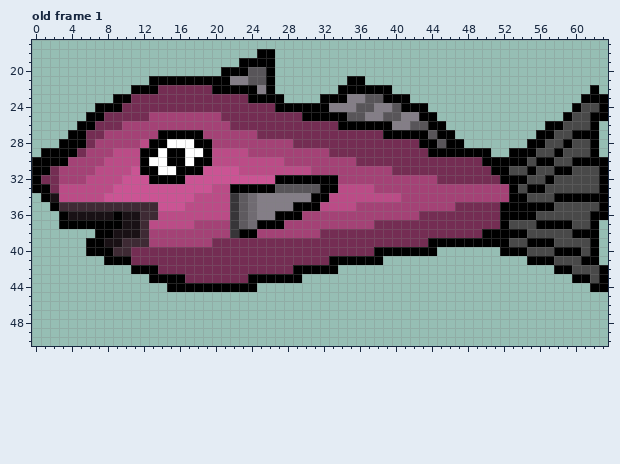
One commit to this pixel-art file: assets/sprites/raw/haddock.ase. Above is the file before it was changed.
64x64 pixels, 4 frames. Colours within 5 levels of each other are drawn and written as one. Shown: old frame 1: x 0..63, y 17..50. The commit also changed other frames, which this record leaves out.
Now the later version:
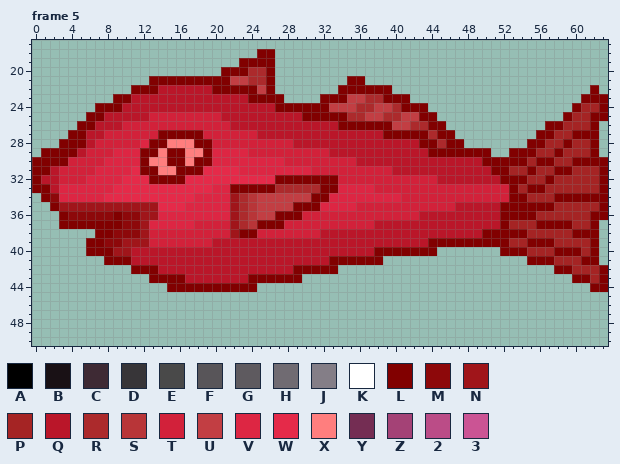
Palette (. is transparent): A #000000  B #191115  C #3e2a34  D #373538  E #494949  F #585559  G #5e5a5f  H #706b72  J #847e87  K #ffffff  L #810000  M #8d080a  N #a0151a  P #a52424  Q #ba1629  R #ac2a2c  S #b83538  T #d2213a  U #c23e43  V #dd2643  W #e52a49  X #ff7e7e  Y #742d53  Z #a44276  2 #bb4c87  3 #cb5494
A new or re-ordered frame is compared with the old frame closest to it.
Diff:
frames 4 -> 20
layer "Tint" added
--- frame 5 is new; against old frame 1, layer "Tint"
@@ x 0..63 @@
 17 ................................................................
-18 .........................AA.....................................
-19 .......................AAAA.....................................
-20 .....................AAAFFA.....................................
-21 .............AAAAAAAAAJJFFA........AA...........................
-22 ...........AAAYYYYYYAAAAAJA.......AAAAAA......................A.
-23 .........AAYYYYYYYYYYYYYAAAA....AAAJJFFAAA...................AAA
-24 .......AAAYYYYYYYYYYYYYYYYYAAAAAAJJJFFJJFAAA................AEEA
-25 ......AAYYYYYZZZZZZZZYYYYYYYYYAAAAAFFJJFFJJAA..............AEEAA
-26 .....AAYYYZZZZZZZZZZZZYYYYYYYYYYYYAAAAAAJJFFAA...........AAEEEA.
-27 ....AAYYZZZZZZAAAAAZZZZZZYYYYYYYYYYYYYYAAAAAFAA.........AAEEAAA.
-28 ...AAAYZZZZZ2AAKKKAAZZZZZZZZZYYYYYYYYYYYYYYAAFAA.......AAEEAEEA.
-29 .AAAAYZZZ222AAKAAKKA2222ZZZZZZZZZYYYYYYYYYYYAAAAAAA..AAAEEAEEEA.
-30 AAAAZZZZ2222AKKAAKAA22222222ZZZZZZZZYYYYYYYYYYYYYYAAAAAEAAEEAAAA
-31 AAYZZZZ22223AAKKAAA333322222222ZZZZZZZZZYYYYYYYYYYYAAEEAEEAAEEEA
-32 AYYZZZ2222333AAAA3333333333AAAAAAAZZZZZZZZZZZYYYYYYYAAAEEAEEEEEA
-33 AAY2222223333333333322AAAAAFFFFFAA2222ZZZZZZZZZZZZZZZAEAAEEEEEEA
-34 .AB2222233333333332222DGHJJJJJJAA22222222ZZZZZZZZZZZZAAEEEAAAAAA
-35 ..ACCCCCCCCCCC33322222DGHJJJJAAA2222ZZZZZZZZZZZYYYYYAAAAAAEEEEEA
-36 ...ABBBBBABBCC22222222DGHJJAAAZZZZZZZZZZZZZYYYYYYYYYAAAAEEEEEEAA
-37 ...AAAAAAABBC22222ZZZZDGHAAAZZZZZZZZZZYYYYYYYYYYYYYYAEEEAAAAEEA.
-38 .......AABBBCZZZZZZZZZDAAZZZZZZZYYYYYYYYYYYYYYYYYYAAAAAEEEEEAAA.
-39 ......AABBCCCZZZZZZZYYYYYYYYYYYYYYYYYYYYYYYYAAAAAAAAAEEAAAEEEEA.
-40 ......AAACCYYYYYYYYYYYYYYYYYYYYYYYYYYYAAAAAAA.......AAAEEEAAAEA.
-41 ........AAAYYYYYYYYYYYYYYYYYYYYYYAAAAAA................AAAEEEAA.
-42 ...........AAAYYYYYYYYYYYYYYYAAAAA........................AAEEEA
-43 .............AAAAYYYYYYYAAAAAA..............................AAEA
-44 ...............AAAAAAAAAA.....................................AA
+18 .........................LL.....................................
+19 .......................LLLL.....................................
+20 .....................LLLRRL.....................................
+21 .............LLLLLLLLLUURRL........LL...........................
+22 ...........LLLQQQQQQLLLLLUL.......LLLLLL......................L.
+23 .........LLQQQQQQQQQQQQQLLLL....LLLUURRLLL...................LLL
+24 .......LLLQQQQQQQQQQQQQQQQQLLLLLLUUURRUURLLL................LPPL
+25 ......LLQQQQQTTTTTTTTQQQQQQQQQLLLLLRRUURRUULL..............LPPLL
+26 .....LLQQQTTTTTTTTTTTTQQQQQQQQQQQQLLLLLLUURRLL...........LLPPPL.
+27 ....LLQQTTTTTTLLLLLTTTTTTQQQQQQQQQQQQQQLLLLLRLL.........LLPPLLL.
+28 ...LLLQTTTTTVLLXXXLLTTTTTTTTTQQQQQQQQQQQQQQLLRLL.......LLPPLPPL.
+29 .LLLLQTTTVVVLLXLLXXLVVVVTTTTTTTTTQQQQQQQQQQQLLLLLLL..LLLPPLPPPL.
+30 LLLLTTTTVVVVLXXLLXLLVVVVVVVVTTTTTTTTQQQQQQQQQQQQQQLLLLLPLLPPLLLL
+31 LLQTTTTVVVVWLLXXLLLWWWWVVVVVVVVTTTTTTTTTQQQQQQQQQQQLLPPLPPLLPPPL
+32 LQQTTTVVVVWWWLLLLWWWWWWWWWWLLLLLLLTTTTTTTTTTTQQQQQQQLLLPPLPPPPPL
+33 LLQVVVVVVWWWWWWWWWWWVVLLLLLRRRRRLLVVVVTTTTTTTTTTTTTTTLPLLPPPPPPL
+34 .LMVVVVVWWWWWWWWWWVVVVNRSUUUUUULLVVVVVVVVTTTTTTTTTTTTLLPPPLLLLLL
+35 ..LNNNNNNNNNNNWWWVVVVVNRSUUUULLLVVVVTTTTTTTTTTTQQQQQLLLLLLPPPPPL
+36 ...LMMMMMLMMNNVVVVVVVVNRSUULLLTTTTTTTTTTTTTQQQQQQQQQLLLLPPPPPPLL
+37 ...LLLLLLLMMNVVVVVTTTTNRSLLLTTTTTTTTTTQQQQQQQQQQQQQQLPPPLLLLPPL.
+38 .......LLMMMNTTTTTTTTTNLLTTTTTTTQQQQQQQQQQQQQQQQQQLLLLLPPPPPLLL.
+39 ......LLMMNNNTTTTTTTQQQQQQQQQQQQQQQQQQQQQQQQLLLLLLLLLPPLLLPPPPL.
+40 ......LLLNNQQQQQQQQQQQQQQQQQQQQQQQQQQQLLLLLLL.......LLLPPPLLLPL.
+41 ........LLLQQQQQQQQQQQQQQQQQQQQQQLLLLLL................LLLPPPLL.
+42 ...........LLLQQQQQQQQQQQQQQQLLLLL........................LLPPPL
+43 .............LLLLQQQQQQQLLLLLL..............................LLPL
+44 ...............LLLLLLLLLL.....................................LL
 45 ................................................................
